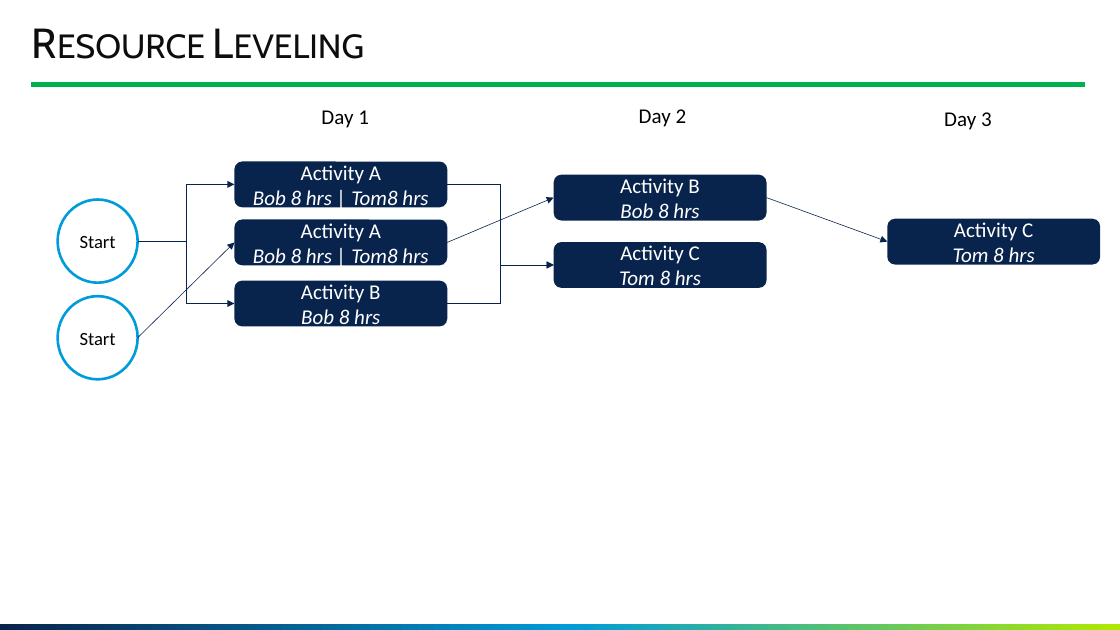
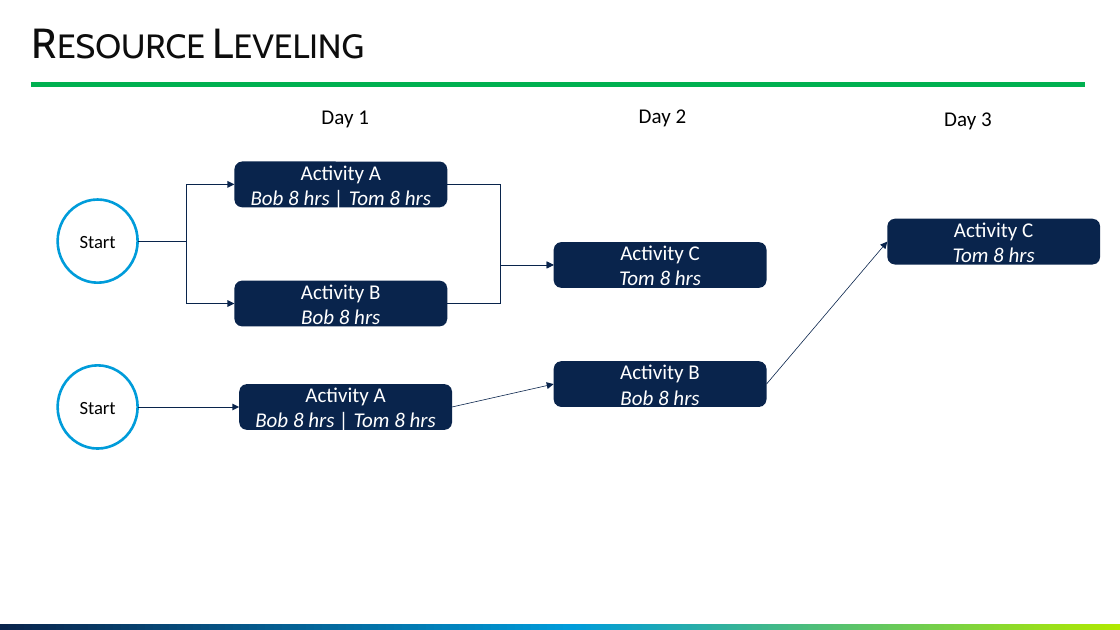
Before and after one commit to GoonerMAK/SWE_4803_Software_Project_Management, a slide deck: slide 121 of SWE 4803_Lec5_part1.pptm. Drawn at 1120x630 pixels with LibreOffice and Linux fonts; fonts in the diff are those of the drawing; background and template pictures are left out. Boxes give left, top, right and bottom in pixels: in the first picture for what was removed or moved away, otherwise in the second. Text is boxed around its words. In the diff, an @@ line names an element or a change of style, - is before the commit and + after.

```diff
--- a/SWE 4803_Lec5_part1.pptm
+++ b/SWE 4803_Lec5_part1.pptm
@@ text in rounded rectangle at [251, 190, 431, 211]: spaces changed @@
-Bob 8 hrs | Tom8 hrs
+Bob 8 hrs | Tom 8 hrs
@@ arrow moved from (766, 197) - (887, 242) to (766, 384) - (887, 242) @@
@@ ellipse "Start": place and size @@
-ellipse "Start" at [58, 297, 138, 380]
+ellipse "Start" at [58, 365, 138, 449]
@@ rounded rectangle "Activity A": place and size @@
-rounded rectangle "Activity A" at [234, 219, 447, 266]
+rounded rectangle "Activity A" at [239, 384, 452, 430]
@@ arrow moved from (447, 243) - (554, 197) to (452, 408) - (554, 384) @@
@@ rounded rectangle "Activity B": place and size @@
-rounded rectangle "Activity B" at [554, 175, 766, 221]
+rounded rectangle "Activity B" at [554, 361, 766, 408]
@@ arrow moved from (138, 338) - (234, 243) to (138, 408) - (239, 408) @@
@@ text in rounded rectangle at [255, 412, 436, 434]: spaces changed @@
-Bob 8 hrs | Tom8 hrs
+Bob 8 hrs | Tom 8 hrs
```
Also in this commit, not shown: 18 other slides changed, 1 slide added, 4 other files.
